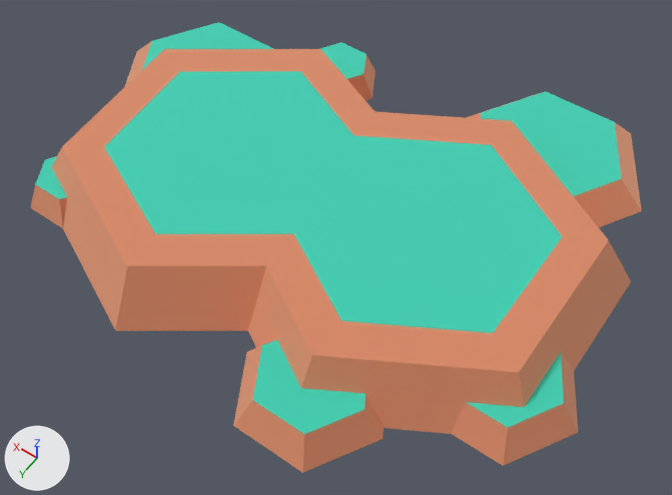
The glTF model public/models/nf2/nature/platform_grass.glb, before and after one commit.
Before and after are seen from a camera (50 mm lens) standing at (-0.507, 0.702, 0.951) and looking at (-0.043, 0.053, -0.068). Every picture has the same lights, and +X, +Y and +Z are marked at lower left. The first picture is the older version. Where no turn or scale is listed for an object, it has been applied to the vertices.

The first picture shows 'platform_grass'.
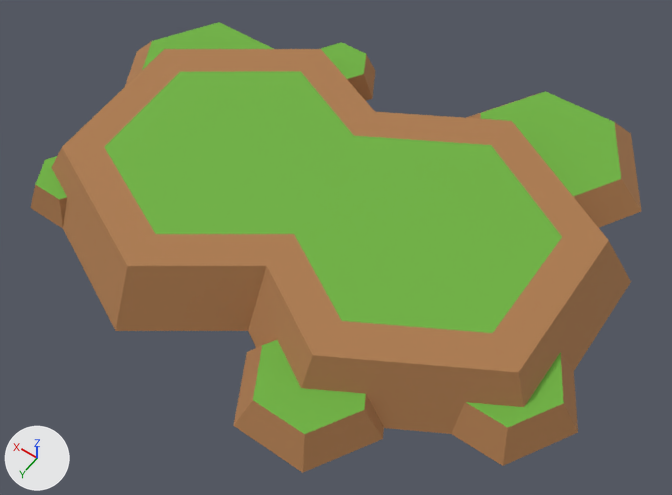
Location of each change, (x1, y1, x2, y2) in pixels of the pictures (672 x 495 px):
'platform_grass', recoloured, surface changed
    both: (31, 22, 641, 473)

The change, as a list of edits to the scene's bpy script:
```text
Change mat_dirt:
    mat_dirt.metallic: 1.0 -> 0.0
    mat_dirt.base_color: (0.886, 0.514, 0.341) -> (0.418, 0.198, 0.0762)  # beige #f2be9e -> brown #ad7b4e
Change mat_grass:
    mat_grass.metallic: 1.0 -> 0.0
    mat_grass.base_color: (0.173, 0.847, 0.722) -> (0.159, 0.451, 0.0513)  # cyan #73eddd -> green #6fb340
Remove ob_tmpparent:
    ob_tmpparent = bpy.data.objects.new('tmpParent', None)
    ob_tmpparent.location = (0.0, 0.0, 0.0)
```
